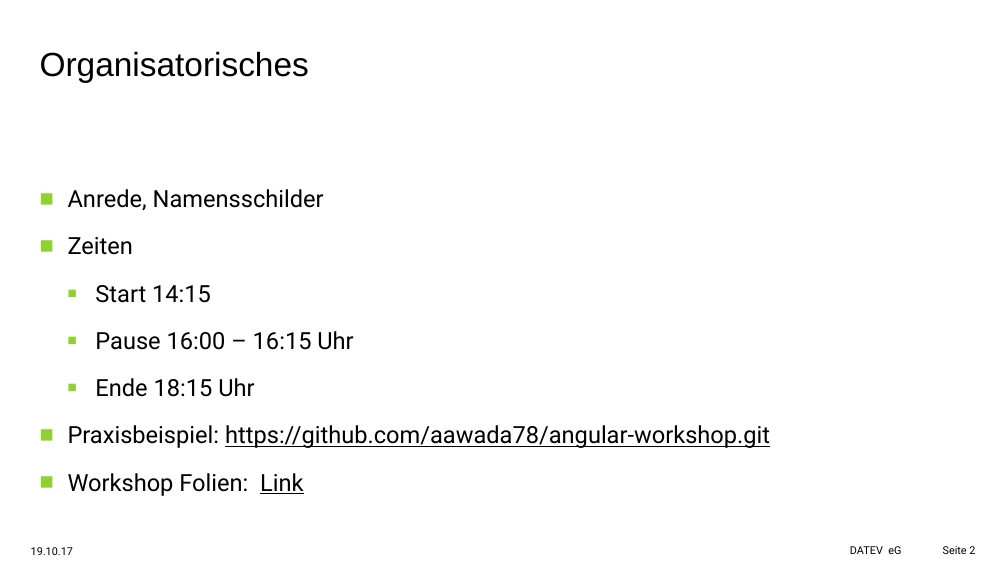
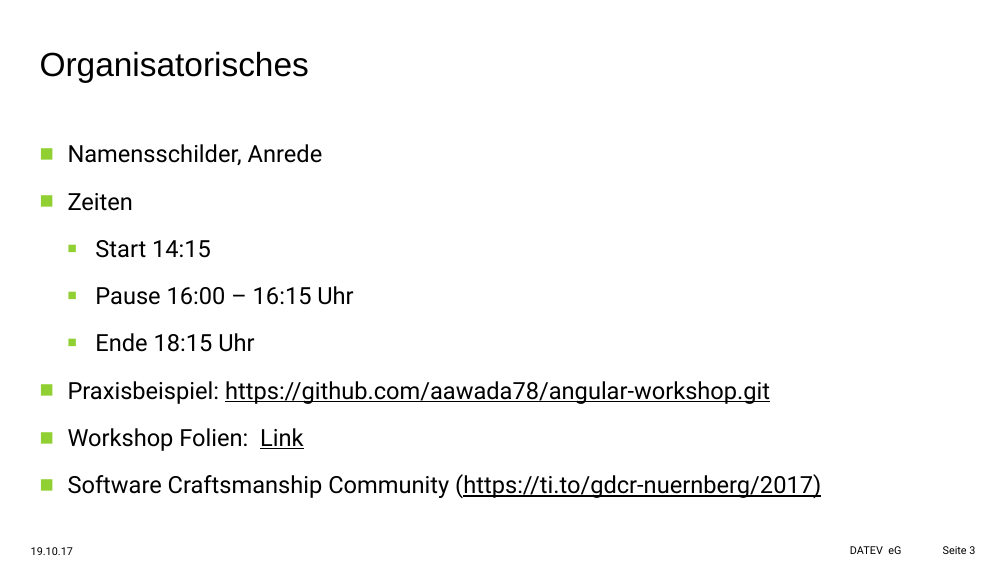
Before and after one commit to aawada78/angular-workshop, a slide deck: slide 3 of docs/Angular-Workshop-20.10.pptx (slide 2 before the commit). Drawn at 1008x567 pixels with LibreOffice and Linux fonts; fonts in the diff are those of the drawing; background and template pictures are left out. Boxes give left, top, right and bottom in pixels: in the first picture for what was removed or moved away, otherwise in the second. Text is boxed around its words. In the diff, an @@ line names an element or a change of style, - is before the commit and + after.

```diff
--- a/docs/Angular-Workshop-20.10.pptx
+++ b/docs/Angular-Workshop-20.10.pptx
@@ text "Namensschilder, Anrede": place and size @@
-text "Namensschilder, Anrede" at [68, 189, 770, 496]
+text "Namensschilder, Anrede" at [68, 144, 821, 498]
@@ text at [68, 144, 323, 165]: text changed @@
-■ Anrede, Namensschilder
+■ Namensschilder, Anrede
@@ text at [68, 474, 821, 498]: paragraph added @@
+■ Software Craftsmanship Community (https://ti.to/gdcr-nuernberg/2017)
```
Also in this commit, not shown: 11 other slides changed, 3 slides added, 6 other files.
